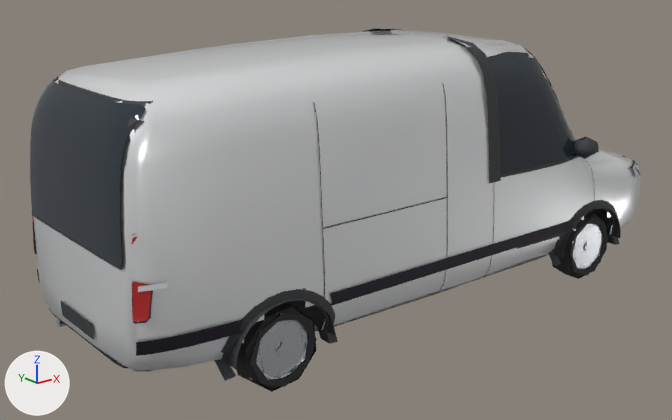
An edit to the glTF model assets/fleet/pro_demen_far.glb, drawn before and after from the same camera.
Camera for both pictures: a 50 mm lens placed at (-5.15, -5.85, 3.23), pointed at (-0.35, 0.15, 0.83). Every picture has the same lights, and +X, +Y and +Z are marked at lower left. The picture after the commit comes second. Where no turn or scale is listed for an object, it has been applied to the vertices.

The older version as bpy lines, for what is in view:
```python
me_rearglass = bpy.data.meshes.new('RearGlass')
me_rearglass.from_pydata(...)  # 107 vertices, 159 faces; spans x -2.788..-2.528, y -0.742..0.742, z 1.139..2.136
me_rearglass.materials.append(mat_glass)  # dark blue #273038
me_rgframe = bpy.data.meshes.new('RgFrame')
me_rgframe.from_pydata(...)  # 116 vertices, 166 faces; spans x -2.78..-2.46, y -0.76..0.76, z 1.12..2.15
me_rgframe.materials.append(mat_det)  # dark grey #353638
me_wheelfr_tire = bpy.data.meshes.new('WheelFR_tire')
me_wheelfr_tire.from_pydata(...)  # 176 vertices, 168 faces; spans x -0.321..0.321, y -0.11..0.11, z -0.321..0.321
# faces by material slot: [80, 76, 12]
me_wheelfr_tire.materials.append(mat_tire)  # black #2c2c2f
me_wheelfr_tire.materials.append(mat_rim)  # light grey #dadde1
me_wheelfr_tire.materials.append(mat_det)  # dark grey #353638
ob_rearglass = bpy.data.objects.new('RearGlass', me_rearglass)
ob_rearglass.location = (0.0, 0.0, 0.0)
ob_rgframe = bpy.data.objects.new('RgFrame', me_rgframe)
ob_rgframe.location = (0.0, 0.0, 0.0)
ob_wheelfr = bpy.data.objects.new('WheelFR', me_wheelfr_tire)
ob_wheelfr.location = (1.77, -0.842, 0.33)
# also in view: 'ArchTrim-1.001' at (-1.7, -0.85, 0.51); 'ArchLiner.003' at (-1.7, -0.7, 0.52); 'TailLamp' at (-2.71, 0.0, 1.08); 'ArchTrim-1' at (1.77, -0.87, 0.51); 'Bpillar-1' at (0.41, -0.57, 1.74)
```
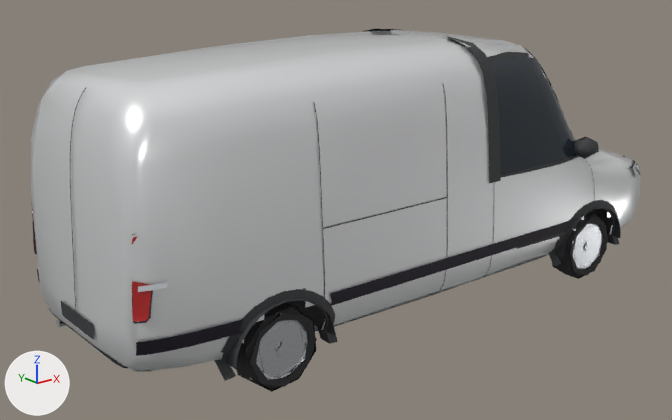
The change in detail:
Mesh me_reardoorseam is new.
It has 24 vertices, 22 faces and spans x -2.81..-2.6, y -0.01..0.01, z 0.56..2.16.
It uses material mat_det (dark grey #353638).
Object 'RearGlass' (ob_rearglass) is deleted.
Object 'RgFrame' (ob_rgframe) is deleted.
Object 'RearDoorSeam' (ob_reardoorseam) is new; it shows me_reardoorseam.
Its location is (0.0, 0.0, 0.0).

Pixel boxes (x1, y1, x2, y2) of what changed, in the pictures (672 x 420 px):
'RearGlass', deleted: before (30, 78, 146, 267)
'RgFrame', deleted: before (31, 75, 153, 270)
'RearDoorSeam', added: after (70, 87, 86, 318)
